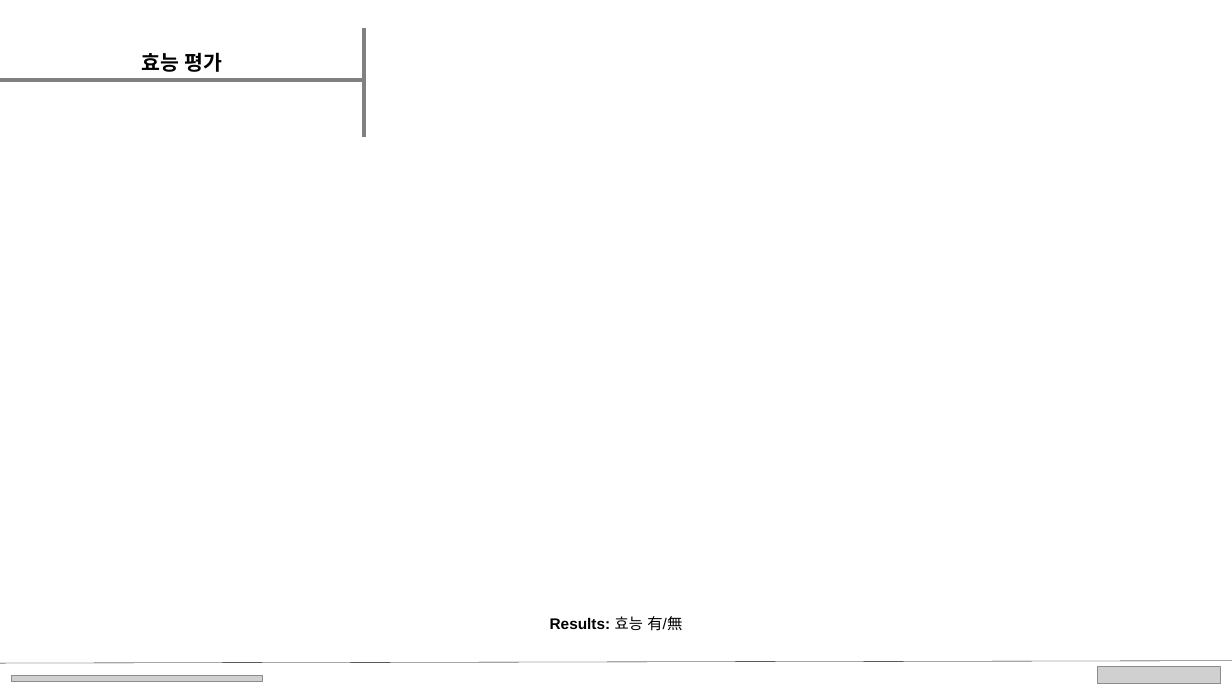
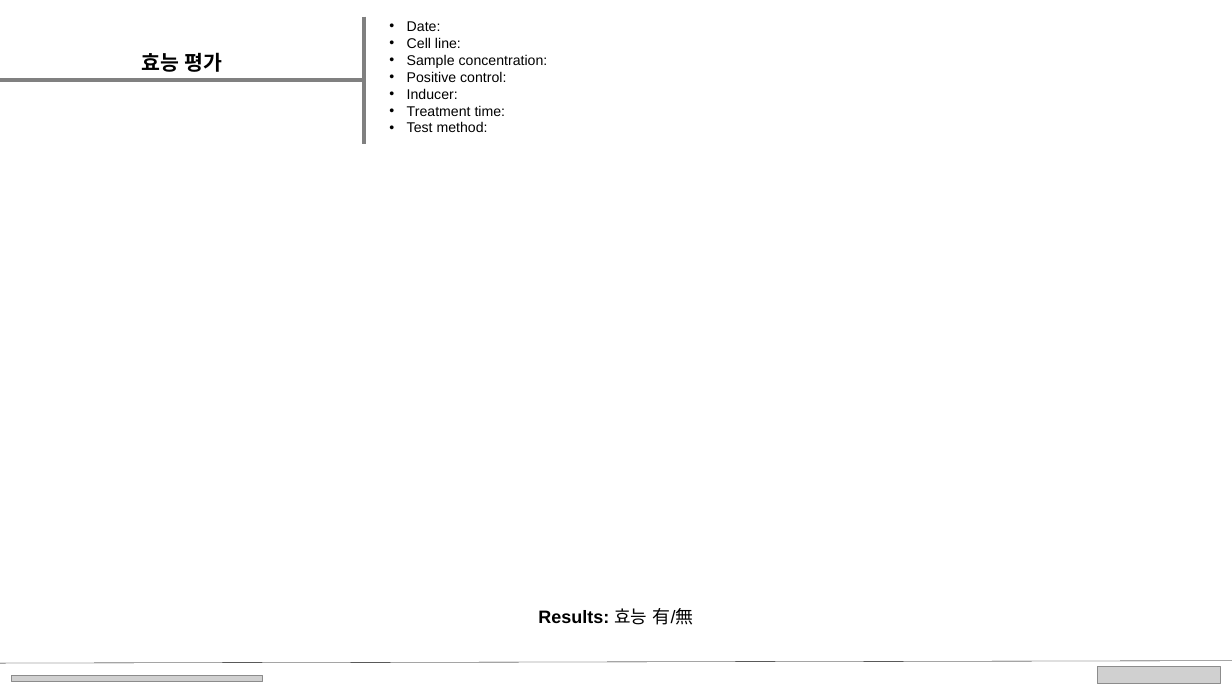
Before and after one commit to Googlehead123/qPCR-data-analysis-platform-v1, a slide deck: slide 3 of 251215 효능평가 결과 TEMPLATE.pptx. Drawn at 1232x693 pixels with LibreOffice and Linux fonts; fonts in the diff are those of the drawing; grey boxes stand for pictures. Boxes give left, top, right and bottom in pixels: in the first picture for what was removed or moved away, otherwise in the second. Text is boxed around its words. In the diff, an @@ line names an element or a change of style, - is before the commit and + after.

```diff
--- a/251215 효능평가 결과 TEMPLATE.pptx
+++ b/251215 효능평가 결과 TEMPLATE.pptx
@@ line moved from (364, 28) - (364, 137) to (364, 17) - (364, 144) @@
@@ text added at <box>407,21,548,132</box>, 11 pt, text #000000 @@
+• Date:
+• Cell line:
+• Sample concentration:
+• Positive control:
+• Inducer:
+• Treatment time:
+• Test method:
@@ text "Results: 효능 有/無": place and size @@
-text "Results: 효능 有/無" at <box>550,616,682,631</box>
+text "Results: 효능 有/無" at <box>538,608,694,625</box>
@@ text "Results: 효능 有/無" at <box>538,608,694,625</box>: size 12 to 14 pt @@
```
Also in this commit, not shown: 14 other files.
